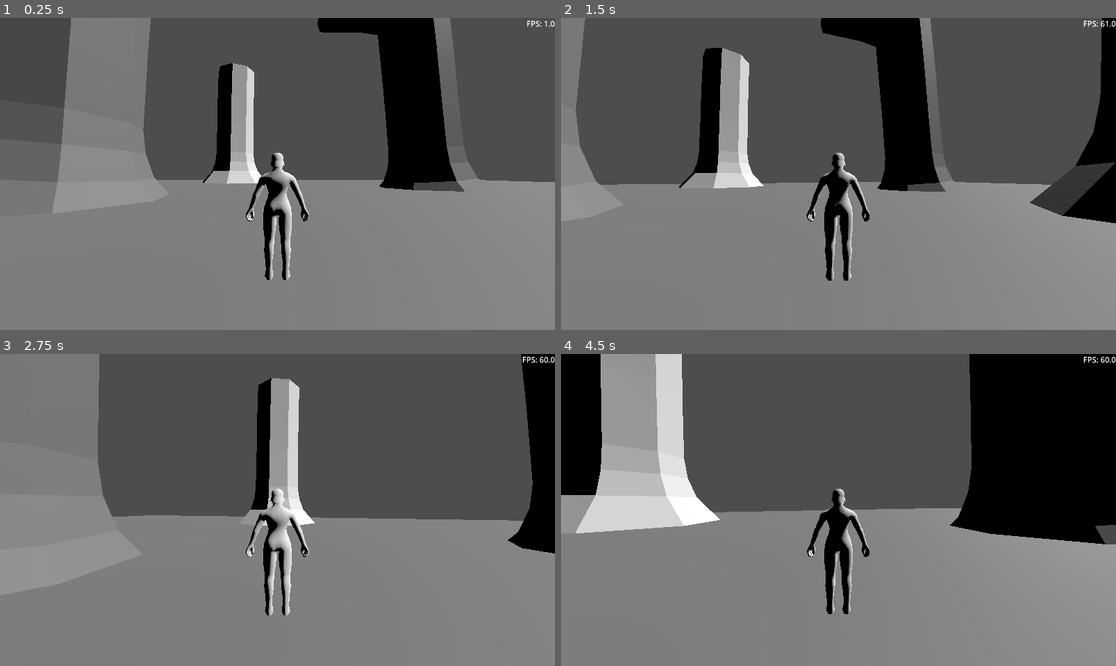
Above: before the commit, frames 1-4 (two rows, left to right).
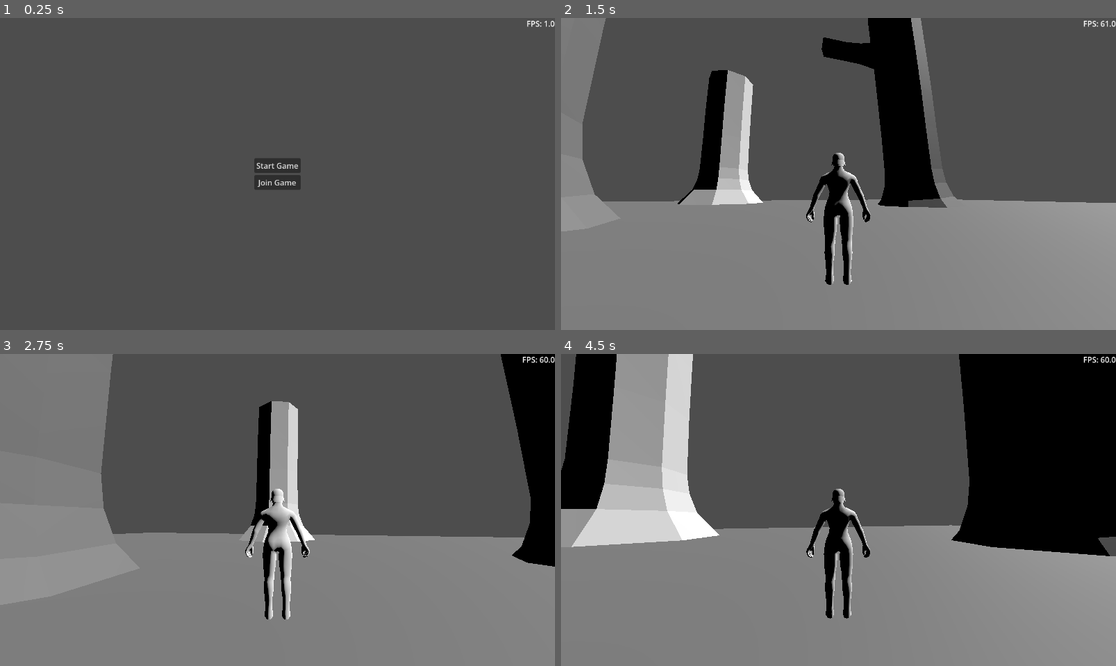
Above: after the commit, the same moments.

Repository: jdspohn/rpg
Game: Godot game, scene res://Scenes/main.tscn
Same seed, same stepped clock (60 frames per second), same inputs: the game is played once before the commit and once after it.
Inputs (mouse positions are in pixels of both pictures, inside the frame that each line leads up to):
- Up to frame 1 (0.25 s): no input
- Up to frame 2 (1.5 s): click (838, 183) at 0.5 s, where only the run after the commit has a clickable "Join Game"; move the mouse to (866, 174) at 1.27 s; hold W (move_forward) from 1.28 s (still down); hold Shift (sprint) from 1.28 s (still down)
- Up to frame 3 (2.75 s): keep holding W (move_forward); tap Space (jump) at 1.52, 2.27 s; move the mouse to (249, 510) at 2.02 s; release Shift (sprint) at 2.03 s; tap Shift (sprint) at 2.1 s
- Up to frame 4 (4.5 s): keep holding W (move_forward); move the mouse to (849, 503) at 2.77 s; hold Shift (sprint) 2.78-3.53 s; move the mouse to (832, 516) at 3.52 s; tap Shift (sprint) at 3.6 s; tap Space (jump) at 3.77 s; move the mouse to (877, 513) at 4.27 s; hold Shift (sprint) from 4.28 s (still down)

The runs differ from the first frame. In frame 1, 65% of the frame differs, in the area x 0-100%, y 0-100%; in frame 2, 13%; in frame 3, 6.9%; in frame 4, 9.0%.

Commit message:
instantiate world and player on join game pressed

Diff:
--- a/Scenes/UI/main_menu.gd
+++ b/Scenes/UI/main_menu.gd
@@ -1,15 +1,15 @@
 extends Control
 
 const LOCAL_SERVER = preload("uid://dipv7kbnkyh2k")
+const WORLD = preload("uid://tb8k4ol1femj")
+const PLAYER = preload("uid://dn85my2emfvu8")
 
 @onready var button_start_game: Button = %ButtonStartGame
 @onready var button_join_game: Button = %ButtonJoinGame
-@onready var message_from_client: Button = %MessageFromClient
 
 func _ready() -> void:
 	button_start_game.pressed.connect(_host_game)
 	button_join_game.pressed.connect(_join_game)
-	message_from_client.pressed.connect(_test_message)
 
 func _host_game() -> void:
 	var local_server = LOCAL_SERVER.instantiate()
@@ -17,6 +17,12 @@
 
 func _join_game() -> void:
 	Server.create_client()
+	var world = WORLD.instantiate()
+	var player = PLAYER.instantiate()
+	get_tree().current_scene.add_child(world)
+	get_tree().current_scene.add_child(player)
+	hide()
+	Input.set_mouse_mode(Input.MOUSE_MODE_CAPTURED)
 
 func _test_message() -> void:
 	Server.message.rpc()
--- a/Scenes/UI/main_menu.tscn
+++ b/Scenes/UI/main_menu.tscn
@@ -28,14 +28,11 @@
 [node name="ButtonStartGame" type="Button" parent="VBoxContainer" unique_id=156421202]
 unique_name_in_owner = true
 layout_mode = 2
+focus_mode = 0
 text = "Start Game"
 
 [node name="ButtonJoinGame" type="Button" parent="VBoxContainer" unique_id=2071819459]
 unique_name_in_owner = true
 layout_mode = 2
+focus_mode = 0
 text = "Join Game"
-
-[node name="MessageFromClient" type="Button" parent="VBoxContainer" unique_id=702563886]
-unique_name_in_owner = true
-layout_mode = 2
-text = "Message from Client"
--- a/Scenes/World/world.tscn
+++ b/Scenes/World/world.tscn
@@ -34,15 +34,3 @@
 [node name="Tree2" type="MeshInstance3D" parent="." unique_id=826193055]
 transform = Transform3D(0.7531178, 0.07150697, 0.65398806, -0.04190375, 0.9972708, -0.06078605, -0.6565498, 0.0183745, 0.7540589, -11.966019, -0.5712185, -8.588232)
 mesh = ExtResource("2_yp2ti")
-
-[node name="Tree3" type="MeshInstance3D" parent="." unique_id=357307852]
-transform = Transform3D(-0.4566011, 0, -0.88967156, 0, 1, 0, 0.88967156, 0, -0.4566011, 15.06768, 0.00049972534, -0.27225876)
-mesh = ExtResource("2_yp2ti")
-
-[node name="Tree4" type="MeshInstance3D" parent="." unique_id=1961740371]
-transform = Transform3D(0.56650686, 0, -0.82405716, 0, 1, 0, 0.82405716, 0, 0.56650686, -8.362866, 0.00049972534, 10.448048)
-mesh = ExtResource("2_yp2ti")
-
-[node name="Tree5" type="MeshInstance3D" parent="." unique_id=1282885699]
-transform = Transform3D(0.89046127, -0.42536876, 0.16167985, 0.41852587, 0.9050203, 0.075991176, -0.1786478, 0, 0.9839133, 6.859827, 0.00049972534, 14.514521)
-mesh = ExtResource("2_yp2ti")
--- a/Scenes/main.tscn
+++ b/Scenes/main.tscn
@@ -1,17 +1,10 @@
 [gd_scene format=3 uid="uid://cvo7w7v04f75t"]
 
-[ext_resource type="PackedScene" uid="uid://tb8k4ol1femj" path="res://Scenes/World/world.tscn" id="1_jjgbg"]
-[ext_resource type="PackedScene" uid="uid://dn85my2emfvu8" path="res://Scenes/Player/player.tscn" id="2_bo1nx"]
 [ext_resource type="PackedScene" uid="uid://da316pt2eda1d" path="res://Scenes/UI/fps_counter.tscn" id="3_8gbba"]
 [ext_resource type="PackedScene" uid="uid://bjgp0m1mun3f4" path="res://Scenes/UI/main_menu.tscn" id="5_kry3j"]
 
 [node name="Main" type="Node" unique_id=1826427475]
 
-[node name="World" parent="." unique_id=29626937 instance=ExtResource("1_jjgbg")]
-
-[node name="Player" parent="." unique_id=1471139302 instance=ExtResource("2_bo1nx")]
-
 [node name="FpsCounter" parent="." unique_id=1283962724 instance=ExtResource("3_8gbba")]
 
 [node name="MainMenu" parent="." unique_id=2038174252 instance=ExtResource("5_kry3j")]
-visible = false
--- a/Scripts/Global/input_manager.gd
+++ b/Scripts/Global/input_manager.gd
@@ -10,8 +10,7 @@
 var is_jumping = false
 
 func _ready() -> void:
-	#pass
-	Input.set_mouse_mode(Input.MOUSE_MODE_CAPTURED)
+	pass
 
 func _physics_process(_delta: float) -> void:
 	is_sprinting = false
--- a/local_server.gd
+++ b/local_server.gd
@@ -14,7 +14,7 @@
 
 func _on_peer_connected(id):
 	print(str(id) + " Connected")
-	message.rpc()
+	message.rpc_id(id)
 
 func _on_peer_disconnected(id):
 	print(str(id) + " Disconnected")
